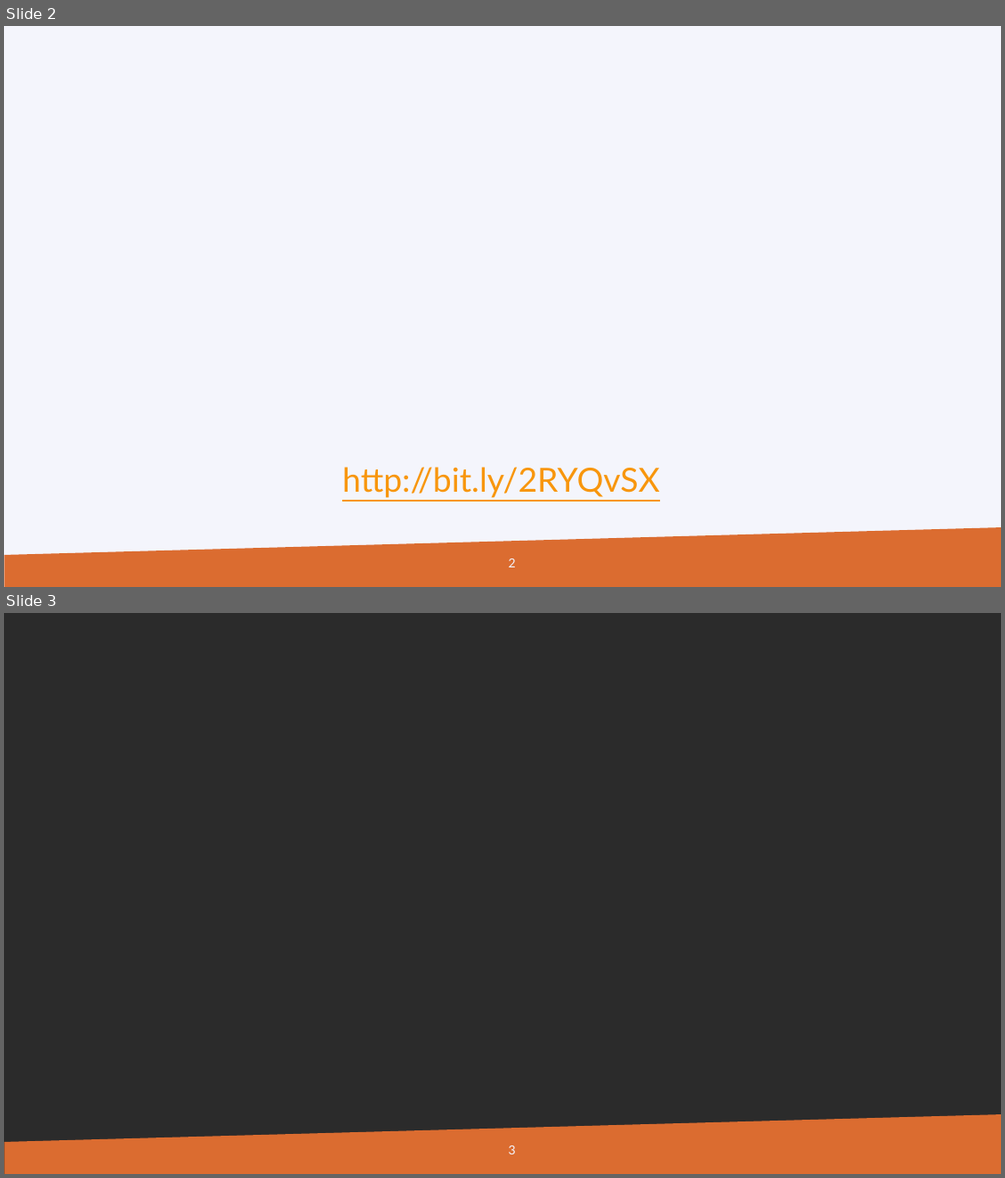
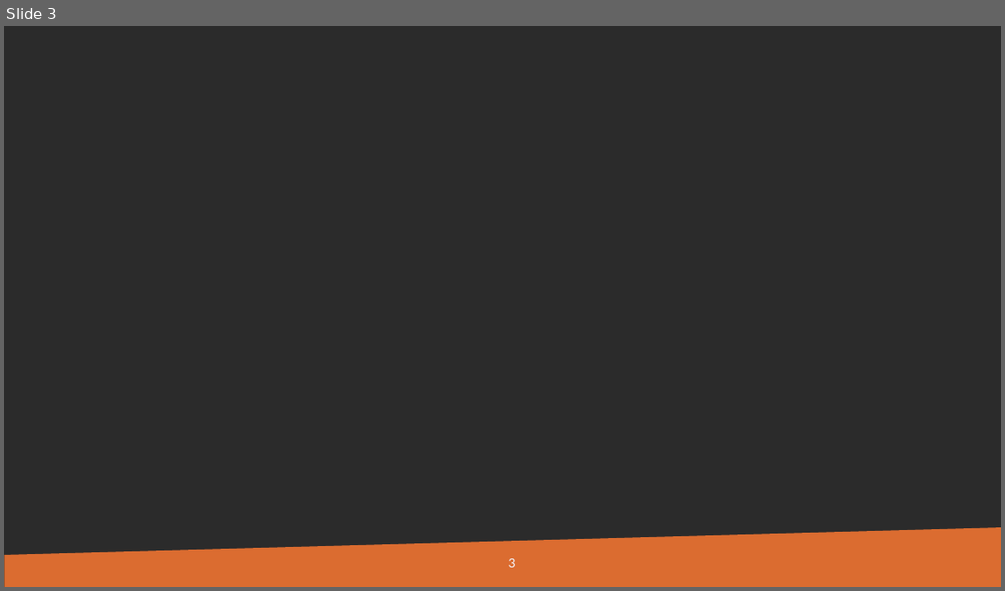
Before and after one commit to gjbex/Deploying-LLMs-locally, a slide deck: local_LLMs.pptx. Shown one above the other, each under a label of ours: slides 2 and 3 before the commit, slide 3 after it. The pictures are 1005x1178 and 1005x591 pixels, drawn with LibreOffice and Linux fonts; fonts in the diff are those of the drawing; background and template pictures are left out; a plain dark background stands for a picture behind light text. Boxes give left, top, right and bottom in pixels: in the first picture for what was removed or moved away, otherwise in the second. Text is boxed around its words. In the diff, an @@ line names an element or a change of style, - is before the commit and + after.

```diff
--- a/local_LLMs.pptx
+++ b/local_LLMs.pptx
@@ slide 2 removed at (x1=4, y1=26, x2=1001, y2=587), background #F4F5FC; not listed: 1 template element that a slide beside it also shows @@
@@ text removed at (x1=342, y1=467, x2=660, y2=498) @@
-http://bit.ly/2RYQvSX
@@ page number removed at (x1=509, y1=558, x2=516, y2=567) @@
-2
```
Also in this commit, not shown: 3 slides changed, 7 slides added.
